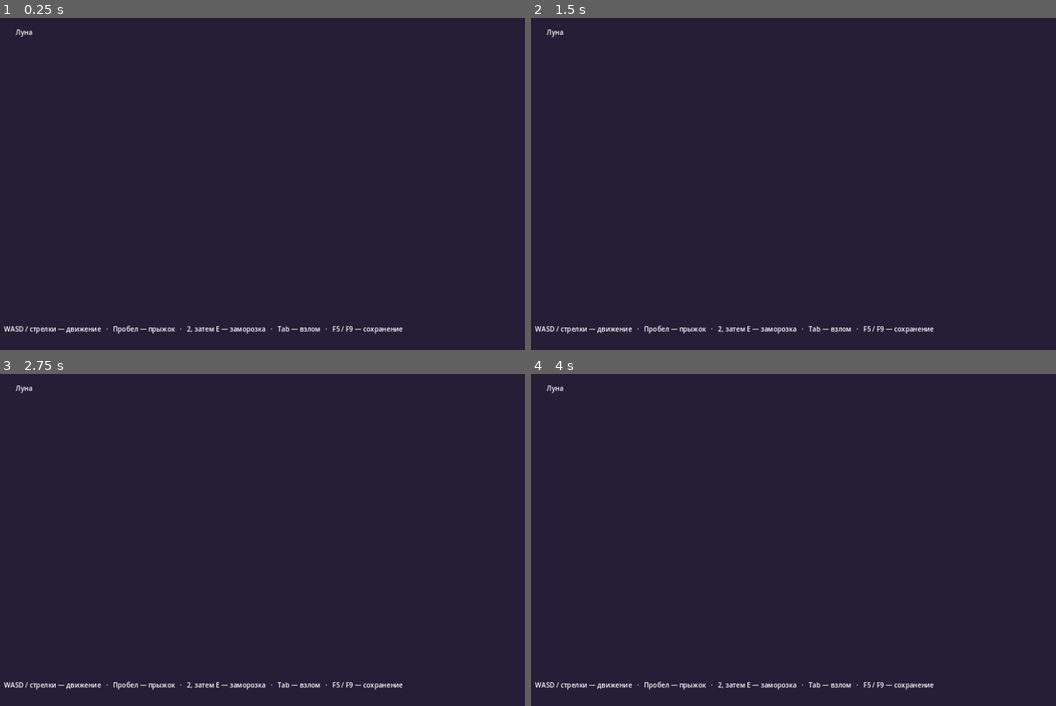
Above: before the commit, frames 1-4 (two rows, left to right).
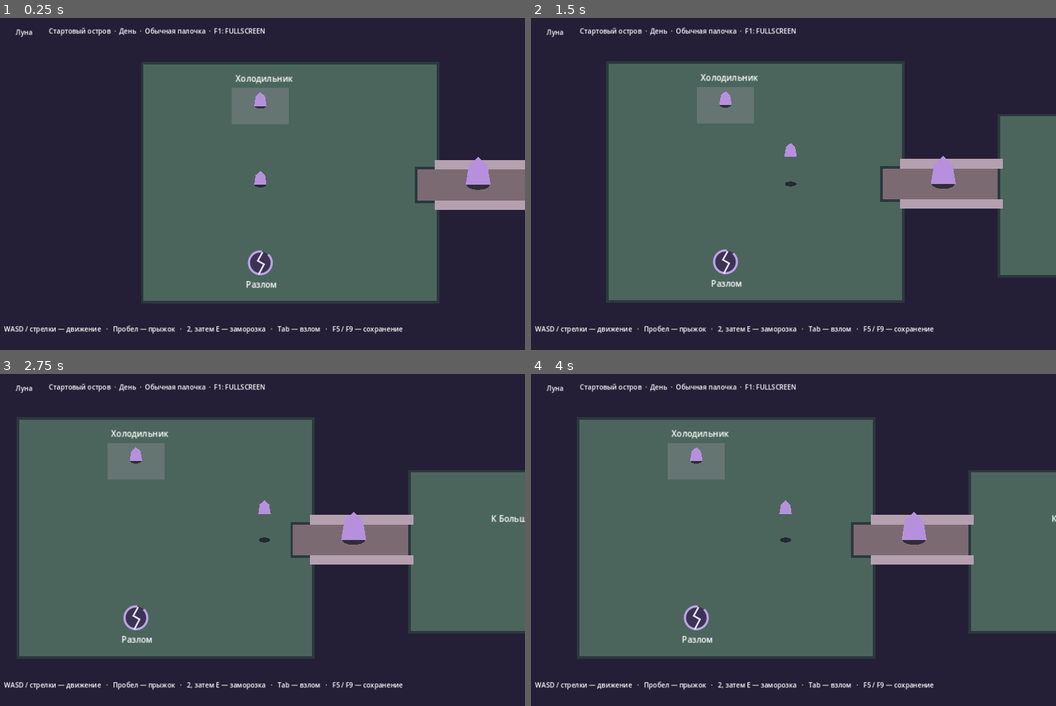
Above: after the commit, the same moments.

Repository: 0ri-space-cat/luna-dev-mode
Game: Godot game, scene res://scenes/skeleton/adventure.tscn
The game is run twice, just before and just after one commit, with the same random seed, the same clock (stepped at 60 frames per second) and the same inputs.
Inputs (mouse positions are in pixels of both pictures, inside the frame that each line leads up to):
- Up to frame 1 (0.25 s): no input
- Up to frame 2 (1.5 s): tap Enter at 0.5 s; move the mouse to (909, 167) at 0.52 s; hold Right (ui_right) 0.53-1.25 s; hold Tab 0.53-1.25 s; click (909, 167) at 0.67 s; tap Space at 0.77 s; tap Backspace at 0.8 s; drag from (683, 200) to (762, 250) at 1.27 s
- Up to frame 3 (2.75 s): tap Space at 2 s; move the mouse to (315, 466) at 2.02 s; hold Right (ui_right) from 2.03 s (still down); tap T at 2.1 s; tap B at 2.3 s
- Up to frame 4 (4 s): release Right (ui_right) at 2.75 s; drag from (762, 606) to (630, 490) at 2.77 s; tap Enter at 3.5 s; move the mouse to (951, 589) at 3.52 s; hold Left (ui_left) from 3.53 s (still down); hold Tab from 3.53 s (still down); tap Space at 3.77 s; tap Backspace at 3.8 s

The runs differ from the first frame. In frame 1, 44% of the frame differs, in the area x 9-100%, y 2-86%; in frame 2, 50%; in frame 3, 55%, in the area x 3-100%, y 2-86%; in frame 4, 53%.
Error before the commit: Parse Error: Cannot infer the type of "enabled" variable because the value doesn't have a set type. (res://scripts/skeleton/start_island.gd:3335)

Commit message:
Fix Leia parse regression and prototype expiring physical Pixel supports

Diff:
--- /dev/null
+++ b/game/scripts/skeleton/pixel_air_steps_2d.gd
@@ -0,0 +1,69 @@
+extends RefCounted
+## Isolated physical prototype for Pixel's personal AIR_STEP, not an ability
+## instance. A scene binds its own Pixel marker; ordinary entities cannot use
+## the same instance. No arbitrary coordinates, inventory or bank APIs.
+const LIFETIME := 2.5
+const MIN_TRAVEL := 18.0
+const MAX_TRAVEL := 64.0
+const MAX_RISE := 24.0
+const MAX_ACTIVE := 5
+const SIZE := Vector2(56, 48)
+var _pixel: Node2D
+var _last := Vector2.INF
+var _last_height := 0.0
+var _serial := 0
+var _steps: Array[Dictionary] = []
+
+
+func bind(pixel: Node2D) -> bool:
+	if is_instance_valid(_pixel) or not _steps.is_empty() or not is_instance_valid(pixel):
+		return false
+	_pixel = pixel
+	_last = pixel.position
+	_last_height = 0.0
+	return true
+
+
+func observe_step(source: Node2D, height: float, surfaces: Array[Dictionary]) -> bool:
+	if not is_instance_valid(_pixel) or source != _pixel or not is_finite(height) or height < 0.0:
+		return false
+	var point := source.position
+	if not point.is_finite():
+		return false
+	var distance := point.distance_to(_last)
+	if distance < MIN_TRAVEL:
+		return false
+	var rise := absf(height - _last_height)
+	_last = point
+	_last_height = height
+	if distance > MAX_TRAVEL or rise > MAX_RISE or _steps.size() >= MAX_ACTIVE:
+		return false
+	_serial += 1
+	var support := {"bounds": Rect2(point - SIZE / 2.0, SIZE), "height": height,
+		"safe": false, "pixel_step": _serial}
+	_steps.append({"surface": support, "remaining": LIFETIME})
+	surfaces.append(support)
+	return true
+
+
+func advance(delta: float, surfaces: Array[Dictionary]) -> void:
+	if not is_finite(delta) or delta <= 0.0:
+		return
+	for index in range(_steps.size() - 1, -1, -1):
+		_steps[index]["remaining"] = maxf(0.0, float(_steps[index]["remaining"]) - delta)
+		if _steps[index]["remaining"] <= 0.0:
+			surfaces.erase(_steps[index]["surface"])
+			_steps.remove_at(index)
+
+
+func clear(surfaces: Array[Dictionary]) -> void:
+	for step in _steps:
+		surfaces.erase(step["surface"])
+	_steps.clear()
+	_pixel = null
+	_last = Vector2.INF
+	_last_height = 0.0
+
+
+func active_count() -> int:
+	return _steps.size()
--- a/game/scripts/skeleton/start_island.gd
+++ b/game/scripts/skeleton/start_island.gd
@@ -1865,6 +1865,8 @@
 	body.location_id = _entity_location(point)
 	body.autonomous_destination = Vector2.INF
 	body.music_interest = Vector2.INF
+	body.profile_interest = Vector2.INF
+	body.profile_interest_gap = 0.0
 	body.velocity = Vector2.ZERO
 	body._sync_projection()
 
@@ -3332,7 +3334,7 @@
 	# Attraction is sensed locally and cannot replace authored destinations,
 	# forced behavior, rider input, vital swimming, or explicit AI disable.
 	# Body size is used only for safe personal distance, never eligibility.
-	var enabled := observation_fixture and visible and hero_profile.attracts_animals() and is_instance_valid(actor) and actor.get_parameter("alive") == true
+	var enabled: bool = observation_fixture and visible and hero_profile.attracts_animals() and is_instance_valid(actor) and actor.get_parameter("alive") == true
 	var location := _entity_location(actor.position) if enabled else ""
 	for id in entities.list_ids():
 		var body := entities.get_entity(id) as EntityBody
--- a/game/tests/test_skeleton_elevation.gd
+++ b/game/tests/test_skeleton_elevation.gd
@@ -4,6 +4,7 @@
 const Motion = preload("res://scripts/skeleton/elevation_motion_2d.gd")
 const Fixture = preload("res://scenes/skeleton/elevation_fixture.tscn")
 const SaveStore = preload("res://scripts/runtime2d/save_store_2d.gd")
+const PixelSteps = preload("res://scripts/skeleton/pixel_air_steps_2d.gd")
 
 
 func _initialize() -> void:
@@ -12,6 +13,7 @@
 
 func _run() -> void:
 	_check_solver()
+	_check_pixel_steps()
 	var scene = Fixture.instantiate()
 	scene.keyboard = false
 	root.add_child(scene)
@@ -194,3 +196,43 @@
 		if condition.call():
 			return true
 	return false
+
+func _check_pixel_steps() -> void:
+	var floor_surfaces: Array[Dictionary] = [{"bounds": Rect2(0, 0, 160, 120), "height": 0.0}]
+	var pixel := Node2D.new()
+	var stranger := Node2D.new()
+	pixel.position = Vector2(30, 60)
+	var steps := PixelSteps.new()
+	assert(steps.bind(pixel) and not steps.bind(stranger))
+	assert(not steps.observe_step(pixel, 18.0, floor_surfaces))
+	stranger.position = Vector2(65, 60)
+	assert(not steps.observe_step(stranger, 18.0, floor_surfaces))
+	pixel.position = Vector2(65, 60)
+	assert(steps.observe_step(pixel, 18.0, floor_surfaces))
+	assert(steps.active_count() == 1 and floor_surfaces.size() == 2)
+	# Both independent vertical solvers land on the very same support.
+	var first := Motion.new()
+	var second := Motion.new()
+	for body in [first, second]:
+		body.reset_on_surface(pixel.position, 0.0)
+		body.elevation = 35.0
+		body.grounded = false
+		body.vertical_speed = -120.0
+		body.step(pixel.position, pixel.position, 0.2, -600.0, floor_surfaces)
+		assert(body.grounded and is_equal_approx(body.elevation, 18.0))
+		assert(body.snapshot()["anchor"][2] == 0.0)
+	assert(not steps.observe_step(pixel, 18.0, floor_surfaces))
+	steps.advance(PixelSteps.LIFETIME, floor_surfaces)
+	assert(steps.active_count() == 0 and floor_surfaces.size() == 1)
+	for body in [first, second]:
+		body.step(pixel.position, pixel.position, 0.5, -600.0, floor_surfaces)
+		assert(body.grounded and is_zero_approx(body.elevation))
+	# Teleport-sized changes cannot leave a physical platform behind.
+	pixel.position += Vector2(500, 0)
+	assert(not steps.observe_step(pixel, 18.0, floor_surfaces))
+	pixel.position += Vector2(25, 0)
+	assert(steps.observe_step(pixel, 24.0, floor_surfaces))
+	steps.clear(floor_surfaces)
+	assert(floor_surfaces.size() == 1 and not steps.observe_step(pixel, 24.0, floor_surfaces))
+	pixel.free()
+	stranger.free()
--- a/game/tests/test_skeleton_friend_evening.gd
+++ b/game/tests/test_skeleton_friend_evening.gd
@@ -22,7 +22,7 @@
 	root.add_child(game)
 	await physics_frame
 	var home = game.home
-	_check_leia_attraction(home)
+	await _check_leia_attraction(home)
 	var leia = home.entities.get_entity(Island.LEIA_ID)
 	var turtle = home.entities.get_entity(Island.LEIA_TURTLE)
 	assert(leia != null and turtle != null)
@@ -181,6 +181,12 @@
 		assert(fox.profile_interest == home.actor.position and fox.profile_interest_gap > 0.0)
 		assert(fox.get_parameter("luna_relation") == relation)
 		assert(fox.get_parameter("behavior_mode") == "WANDER")
+	assert(fox.set_parameter("size", 0.5))
+	home._tick_profile_attraction()
+	var before: float = fox.position.distance_to(home.actor.position)
+	for tick in 12:
+		await physics_frame
+	assert(fox.position.distance_to(home.actor.position) < before, "Leia should attract the actual moving fox")
 	fox.set_parameter("ai_enabled", false)
 	home._tick_profile_attraction()
 	assert(not fox.profile_interest.is_finite())
@@ -190,6 +196,6 @@
 	assert(not fox.profile_interest.is_finite())
 	fox.set_parameter("size", old_size)
 	fox.set_parameter("behavior_mode", mode)
+	home._place_friend(fox, fox_point, fox_height)
 	fox.autonomous_destination = old_destination
-	home._place_friend(fox, fox_point, fox_height)
 	home._place_friend(home.actor, player_point, 0.0)
Not shown, changed: docs/manual/00_LUNA_PRODUCTION_MANUAL.md
